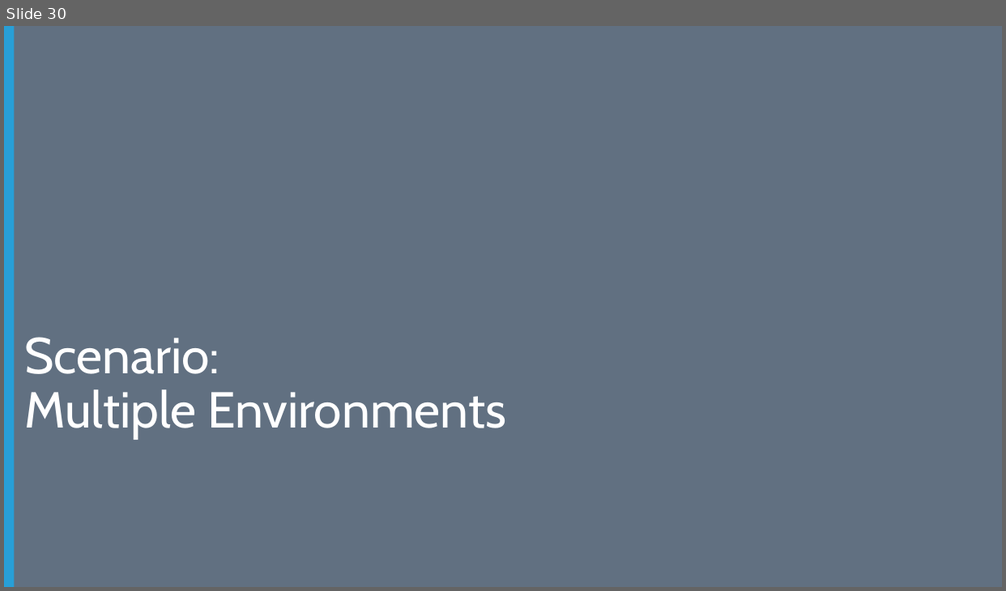
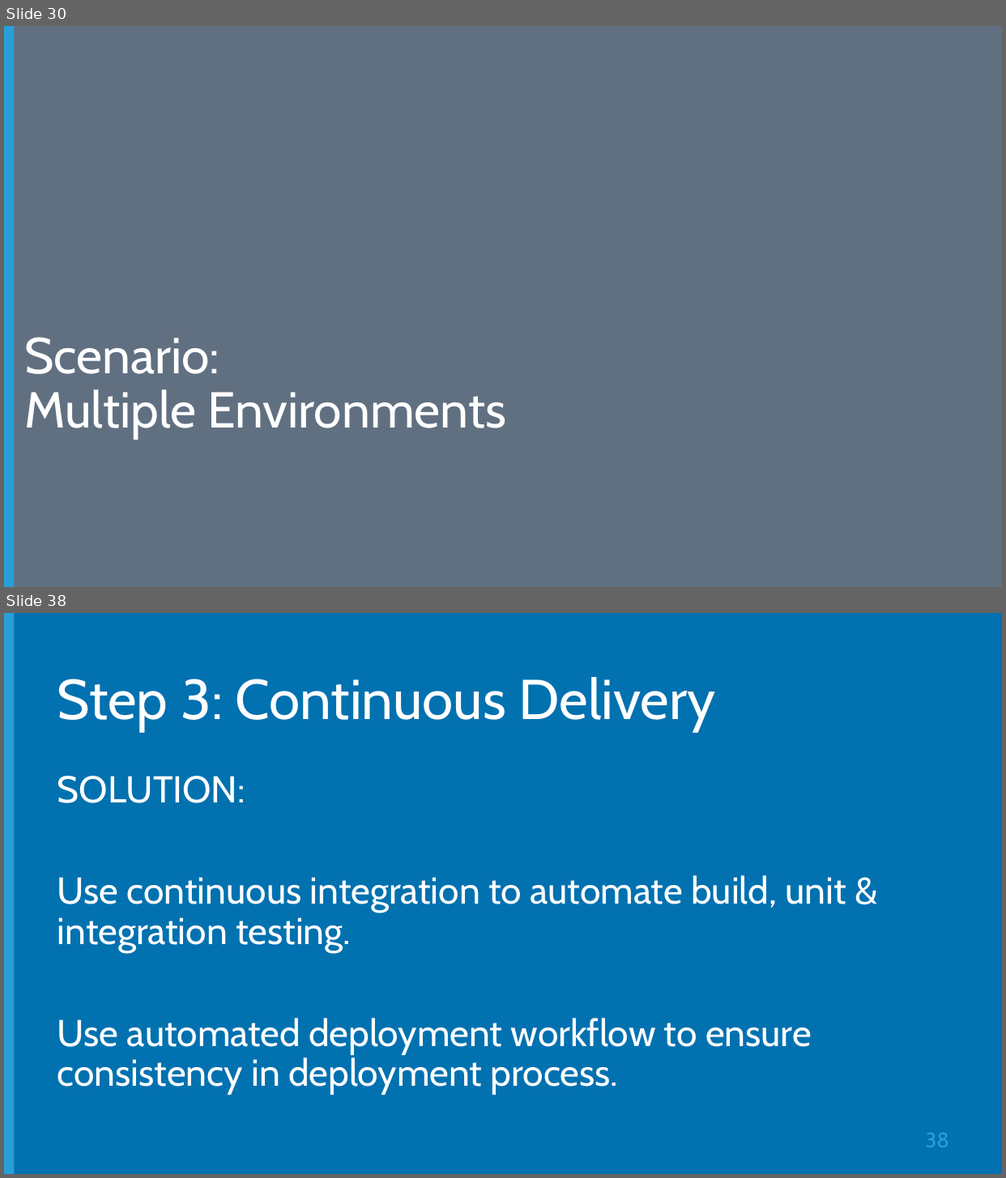
Before and after one commit to Microsoft-Web/DECK-ASPNET-in-Production, a slide deck: 6-ASPNET-in-Production.pptx. Shown one above the other, each under a label of ours: slide 30 before the commit, slides 30 and 38 after it; the slides between them are not shown. The pictures are 1006x591 and 1006x1178 pixels, drawn with LibreOffice and Linux fonts; fonts in the diff are those of the drawing; background and template pictures are left out. Boxes give left, top, right and bottom in pixels: in the first picture for what was removed or moved away, otherwise in the second. Text is boxed around its words. In the diff, an @@ line names an element or a change of style, - is before the commit and + after.

```diff
--- a/6-ASPNET-in-Production.pptx
+++ b/6-ASPNET-in-Production.pptx
@@ slide 38 added at [4,613,1002,1174], background #0171B0; not listed: 1 template element that a slide beside it also shows @@
@@ title added at [57,677,716,732], 54 pt, text #FFFFFF @@
+Step 3: Continuous Delivery
@@ text added at [57,776,846,1095], 36 pt, text #FFFFFF @@
+SOLUTION:
+Use continuous integration to automate build, unit & integration testing.
+Use automated deployment workflow to ensure consistency in deployment process.
@@ page number added at [925,1133,949,1148], 20 pt, text #289FD7 @@
+38
```
Also in this commit, not shown: 3 slides changed, 5 other slides added, 4 slides removed.
